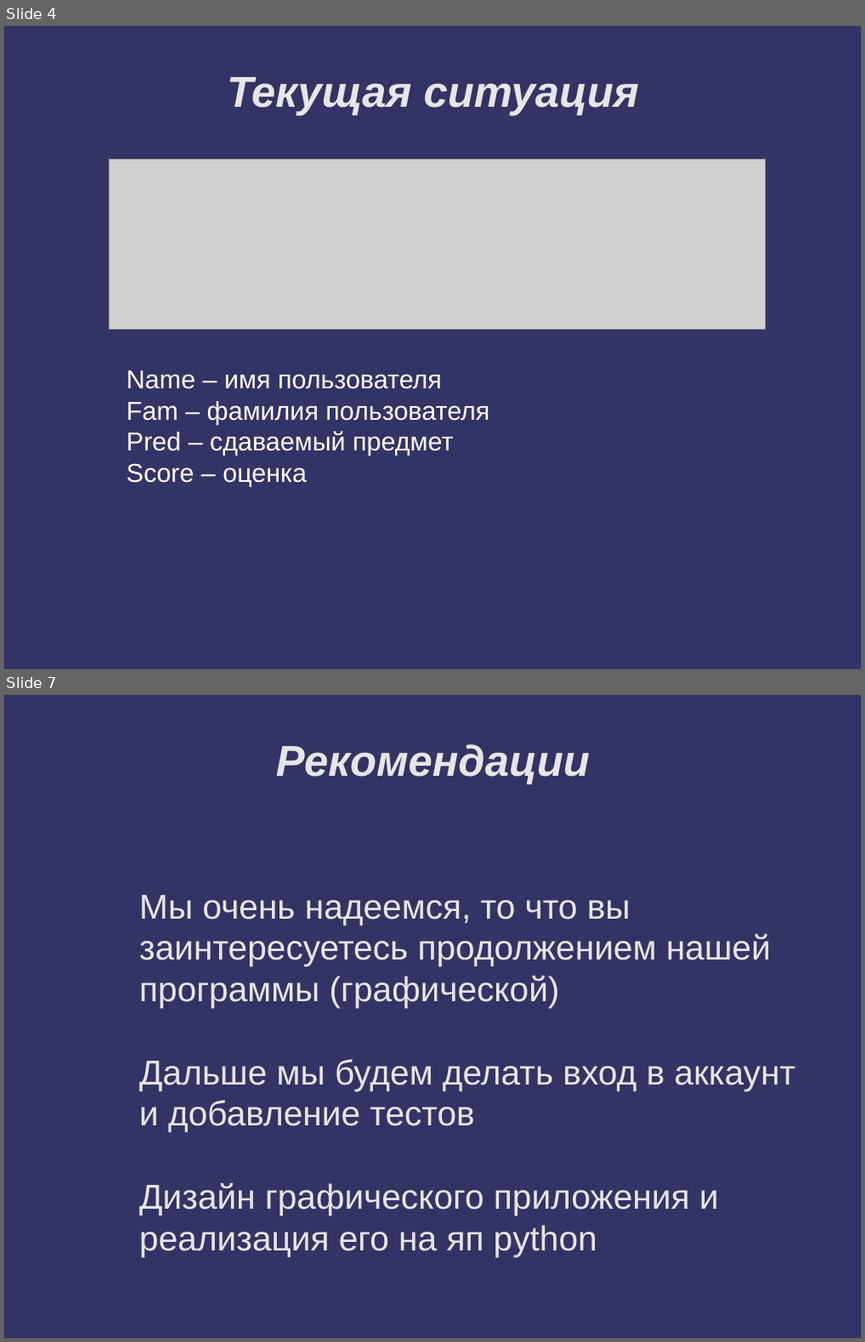
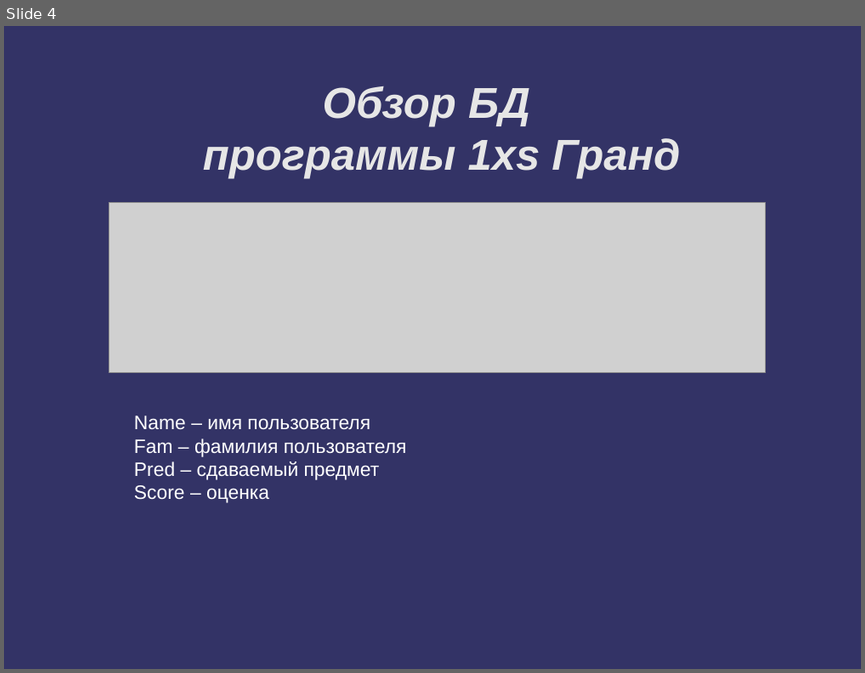
Before and after one commit to Aziev-Majid-Yaragievich/1XS, a slide deck: Презентация.odp. Shown one above the other, each under a label of ours: slides 4 and 7 before the commit, slide 4 after it; the slides between them are not shown. The pictures are 865x1342 and 865x673 pixels, drawn with LibreOffice and Linux fonts; fonts in the diff are those of the drawing; grey boxes stand for pictures; background and template pictures are left out. Boxes give left, top, right and bottom in pixels: in the first picture for what was removed or moved away, otherwise in the second. Text is boxed around its words. In the diff, an @@ line names an element or a change of style, - is before the commit and + after.

```diff
--- a/Презентация.odp
+++ b/Презентация.odp
@@ slide 7 removed at [4,695,861,1338], background #333366 @@
@@ title removed at [276,744,590,784] @@
-Рекомендации
@@ text removed at [139,895,795,1257] @@
-Мы очень надеемся, то что вы заинтересуетесь продолжением нашей программы (графической)
-Дальше мы будем делать вход в аккаунт и добавление тестов
-Дизайн графического приложения и реализация его на яп python
@@ slide 4 changed as well @@
@@ title added at [203,86,680,179], 40 pt, text #E6E6E6, bold, italic @@
+Обзор БД
+программы 1xs Гранд
@@ title removed at [227,77,639,115] @@
-Текущая ситуация
@@ picture: place and size @@
-picture at [109,159,765,329]
+picture at [109,203,765,372]
@@ text "Name – имя пользователя": place and size @@
-text "Name – имя пользователя" at [126,370,489,487]
+text "Name – имя пользователя" at [134,415,407,503]
@@ text "Name – имя пользователя" at [134,415,407,503]: size 24 to 18 pt @@
```
Also in this commit, not shown: 1 other slide changed, 5 slides added, 5 other slides removed.
